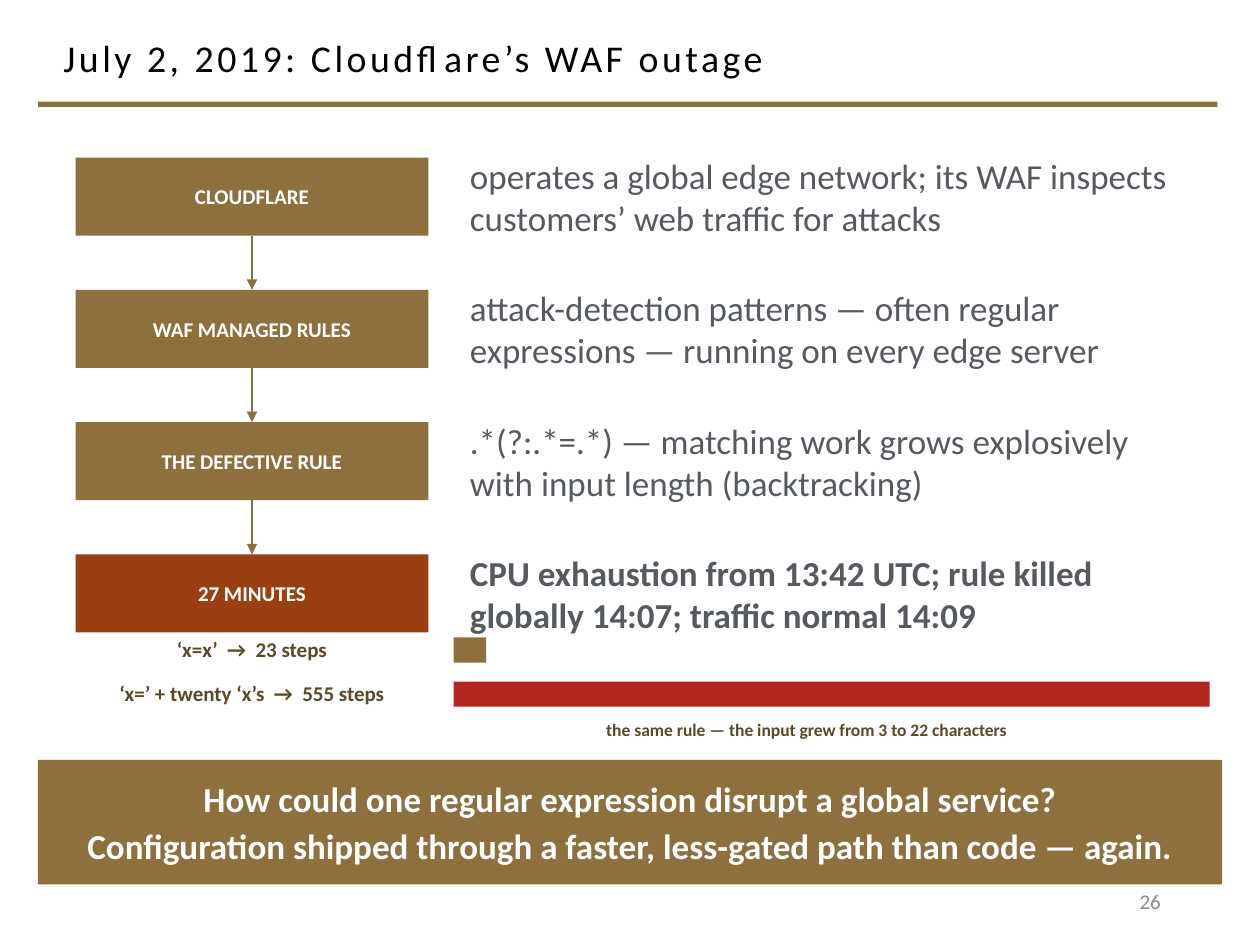
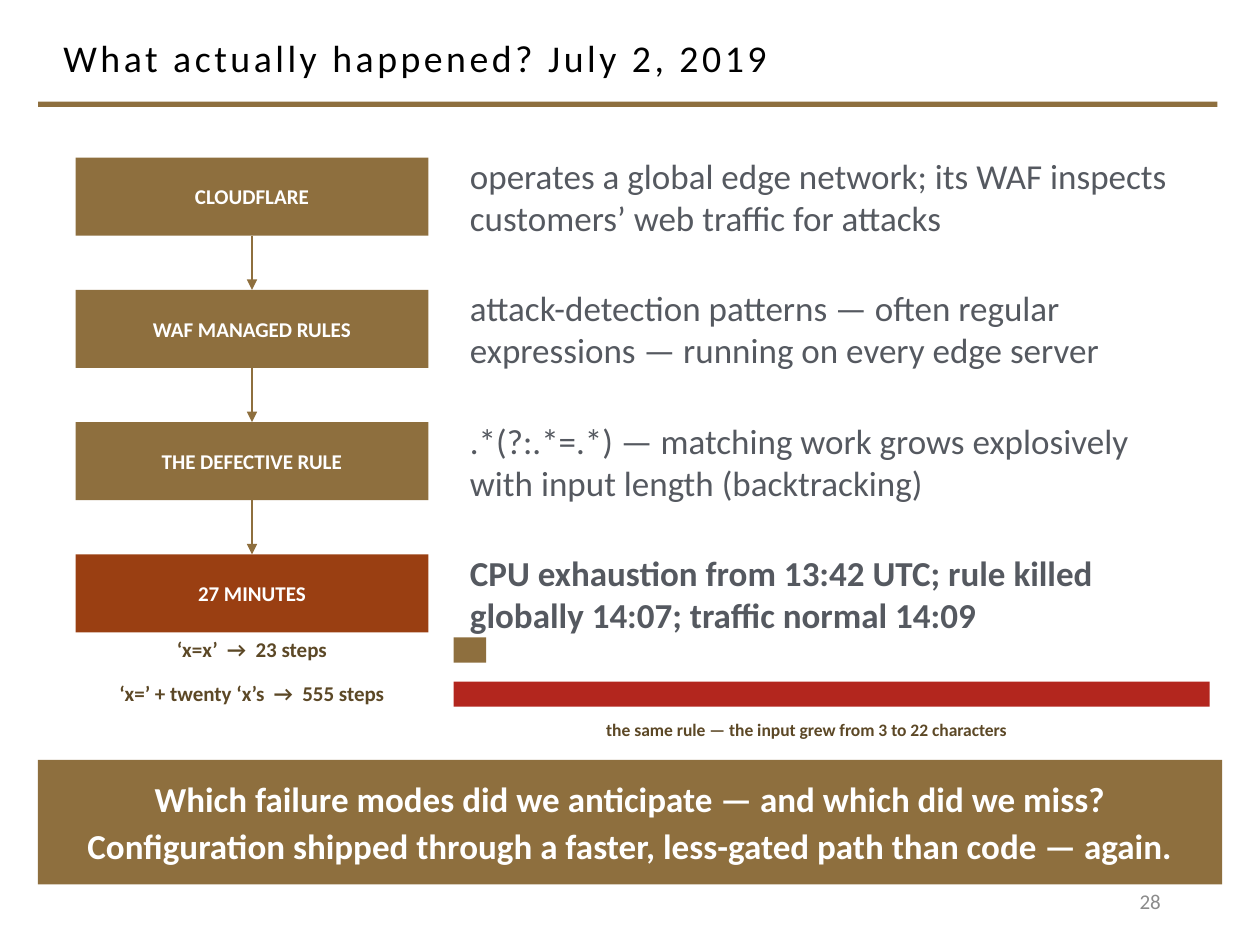
Before and after one commit to davisjam/model-based-agentic-software-engineering, a slide deck: slide 28 of book/_design/2-4-redux-build/2-4-redux-WIP.pptx (slide 26 before the commit). Drawn at 1260x945 pixels with LibreOffice and Linux fonts; fonts in the diff are those of the drawing; background and template pictures are left out. Boxes give left, top, right and bottom in pixels: in the first picture for what was removed or moved away, otherwise in the second. Text is boxed around its words. In the diff, an @@ line names an element or a change of style, - is before the commit and + after.

```diff
--- a/book/_design/2-4-redux-build/2-4-redux-WIP.pptx
+++ b/book/_design/2-4-redux-build/2-4-redux-WIP.pptx
@@ title at [63, 45, 766, 78]: text changed @@
-July 2, 2019: Cloudflare’s WAF outage
+What actually happened? July 2, 2019
@@ text in rectangle at [155, 787, 1104, 818]: text changed @@
-How could one regular expression disrupt a global service?
+Which failure modes did we anticipate — and which did we miss?
@@ page number at [1140, 895, 1161, 909]: text changed @@
-26
+28
```
Also in this commit, not shown: 1 other slide changed, 2 slides added, 4 other files.
